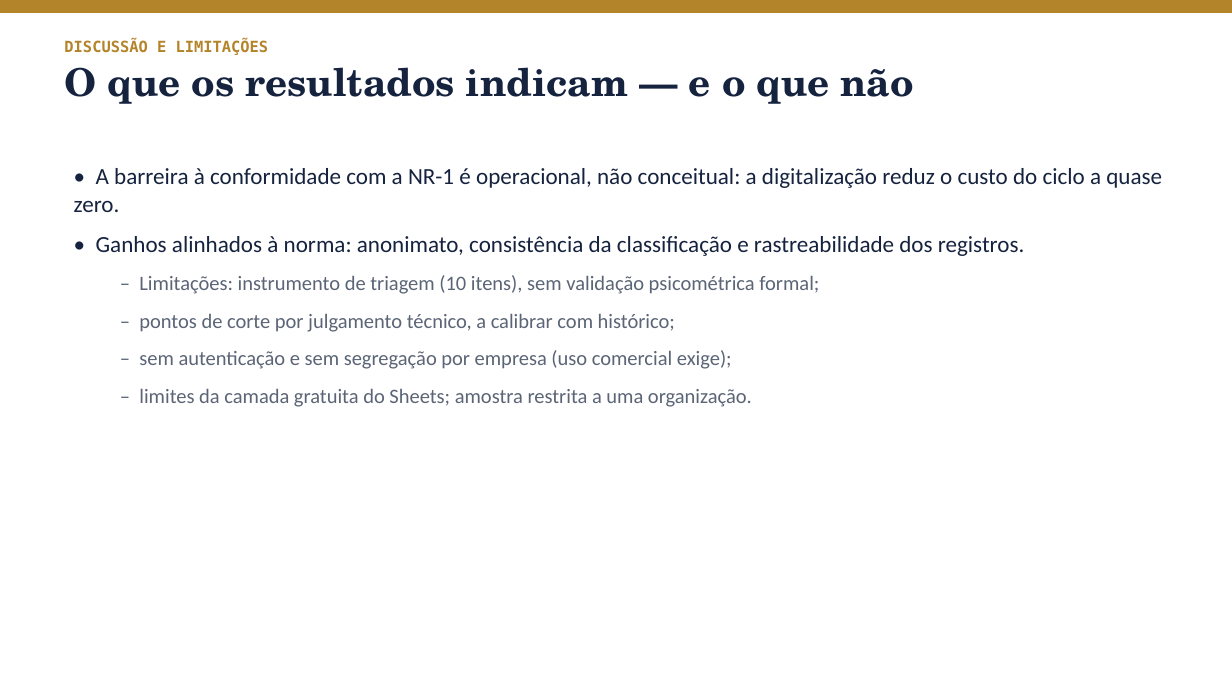
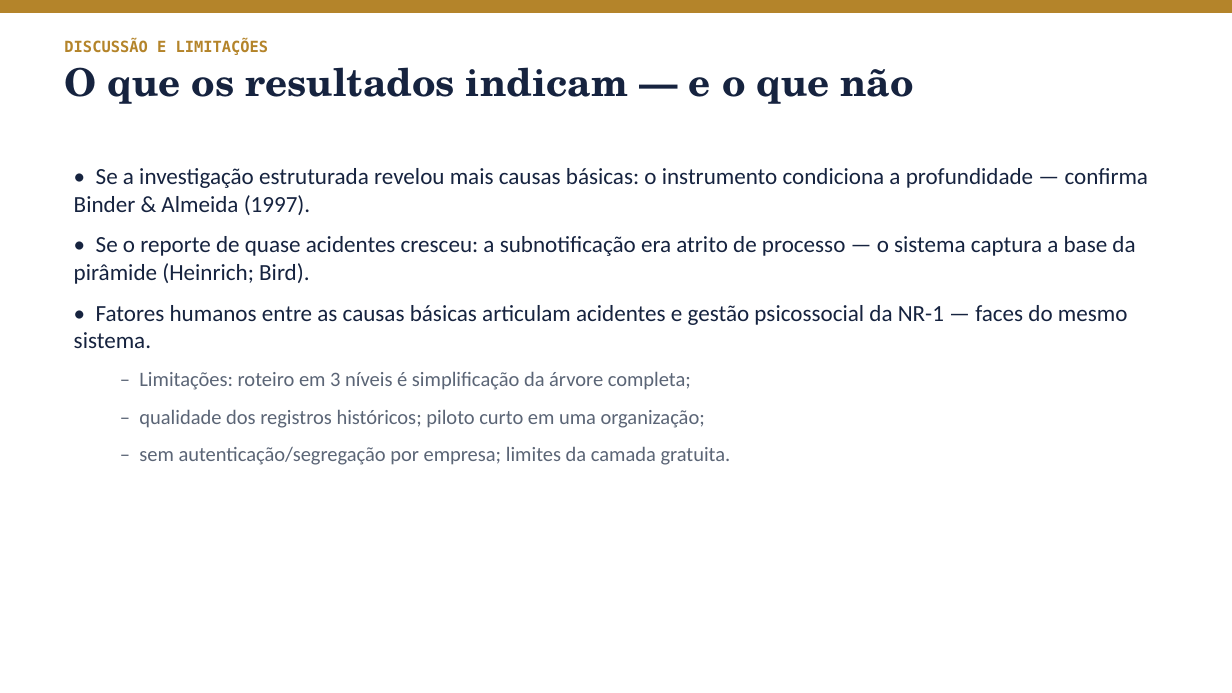
Before and after one commit to rodrigozambon20-del/TCCENGENHARIASEGURAN-A, a slide deck: slide 11 of docs/tcc/apresentacao/Apresentacao_Banca_Psike.pptx. Drawn at 1232x693 pixels with LibreOffice and Linux fonts; fonts in the diff are those of the drawing. Boxes give left, top, right and bottom in pixels: in the first picture for what was removed or moved away, otherwise in the second. Text is boxed around its words. In the diff, an @@ line names an element or a change of style, - is before the commit and + after.

```diff
--- a/docs/tcc/apresentacao/Apresentacao_Banca_Psike.pptx
+++ b/docs/tcc/apresentacao/Apresentacao_Banca_Psike.pptx
@@ text at [74,168,1149,465]: text changed; size 16 to 18 pt; text colour #5B6576 to #16233F @@
-• A barreira à conformidade com a NR-1 é operacional, não conceitual: a digitalização reduz o custo do ciclo a quase zero.
-• Ganhos alinhados à norma: anonimato, consistência da classificação e rastreabilidade dos registros.
-  – Limitações: instrumento de triagem (10 itens), sem validação psicométrica formal;
-  – pontos de corte por julgamento técnico, a calibrar com histórico;
-  – sem autenticação e sem segregação por empresa (uso comercial exige);
-  – limites da camada gratuita do Sheets; amostra restrita a uma organização.
+• Se a investigação estruturada revelou mais causas básicas: o instrumento condiciona a profundidade — confirma Binder & Almeida (1997).
+• Se o reporte de quase acidentes cresceu: a subnotificação era atrito de processo — o sistema captura a base da pirâmide (Heinrich; Bird).
+• Fatores humanos entre as causas básicas articulam acidentes e gestão psicossocial da NR-1 — faces do mesmo sistema.
+  – Limitações: roteiro em 3 níveis é simplificação da árvore completa;
+  – qualidade dos registros históricos; piloto curto em uma organização;
+  – sem autenticação/segregação por empresa; limites da camada gratuita.
```
Also in this commit, not shown: 11 other slides changed, 1 slide added, 1 slide removed, 5 other files.
